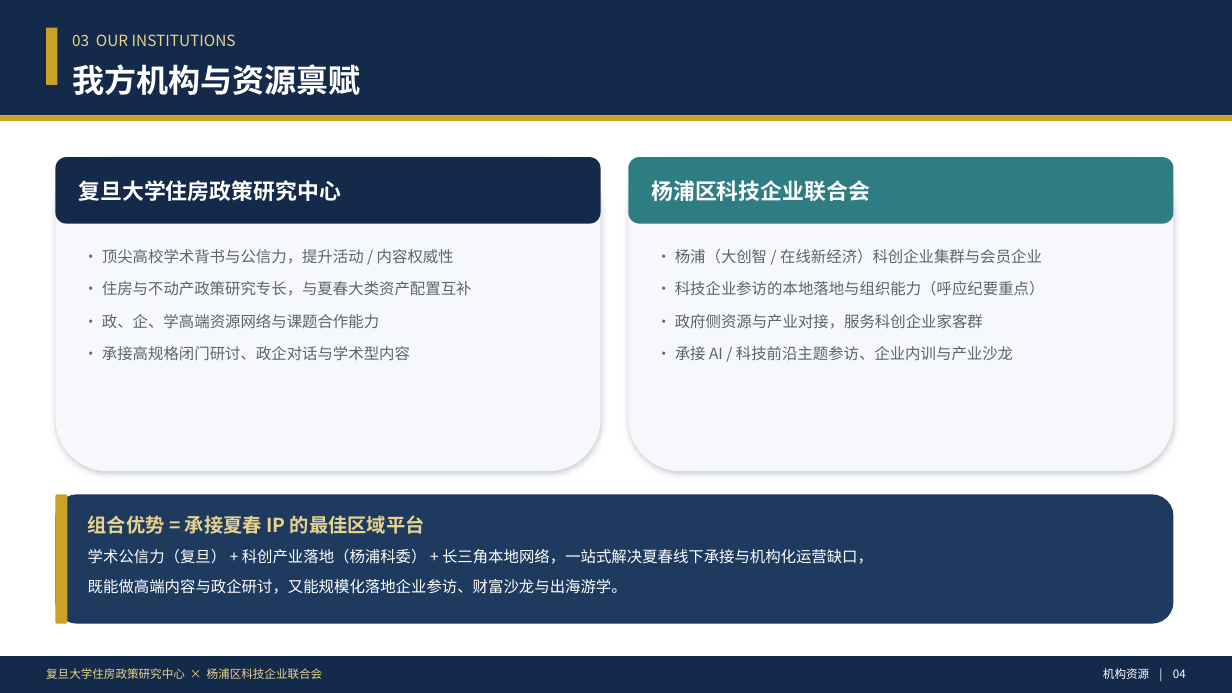
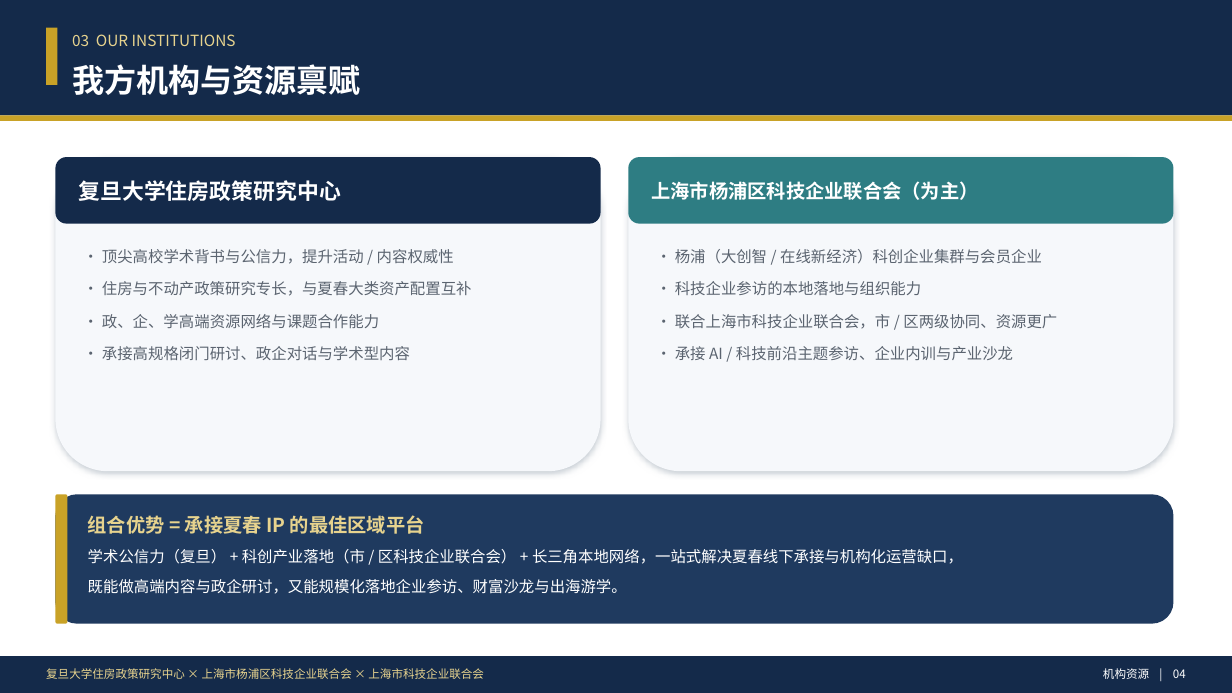
Before and after one commit to hujigang2010-maker/AIDEN, a slide deck: slide 5 of deliverables/夏春长三角战略合作建议方案.pptx. Drawn at 1232x693 pixels with LibreOffice and Linux fonts; fonts in the diff are those of the drawing. Boxes give left, top, right and bottom in pixels: in the first picture for what was removed or moved away, otherwise in the second. Text is boxed around its words. In the diff, an @@ line names an element or a change of style, - is before the commit and + after.

```diff
--- a/deliverables/夏春长三角战略合作建议方案.pptx
+++ b/deliverables/夏春长三角战略合作建议方案.pptx
@@ text at [651, 181, 978, 200]: text changed; size 17 to 15 pt @@
-杨浦区科技企业联合会
+上海市杨浦区科技企业联合会（为主）
@@ text at [675, 281, 1057, 329]: text changed @@
-• 科技企业参访的本地落地与组织能力（呼应纪要重点）
-• 政府侧资源与产业对接，服务科创企业家客群
+• 科技企业参访的本地落地与组织能力
+• 联合上海市科技企业联合会，市 / 区两级协同、资源更广
@@ text at [88, 549, 963, 564]: text changed @@
-学术公信力（复旦） + 科创产业落地（杨浦科委） + 长三角本地网络，一站式解决夏春线下承接与机构化运营缺口，
+学术公信力（复旦） + 科创产业落地（市 / 区科技企业联合会） + 长三角本地网络，一站式解决夏春线下承接与机构化运营缺口，
@@ text at [46, 668, 484, 679]: text changed @@
-复旦大学住房政策研究中心 × 杨浦区科技企业联合会
+复旦大学住房政策研究中心 × 上海市杨浦区科技企业联合会 × 上海市科技企业联合会
```
Also in this commit, not shown: 12 other slides changed, 3 other files.
